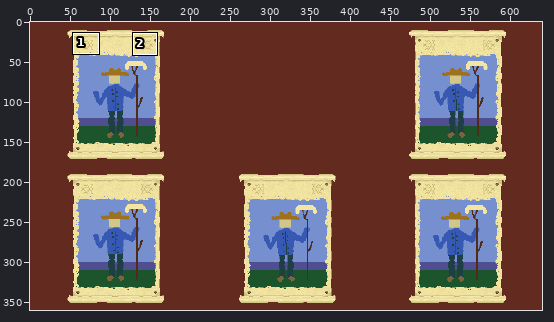
A pixel-art file gets an edit: difficulty/mockup.ase. The first picture is a wide view before the edit; the outline marks the close-up.
Close-up. As it was:
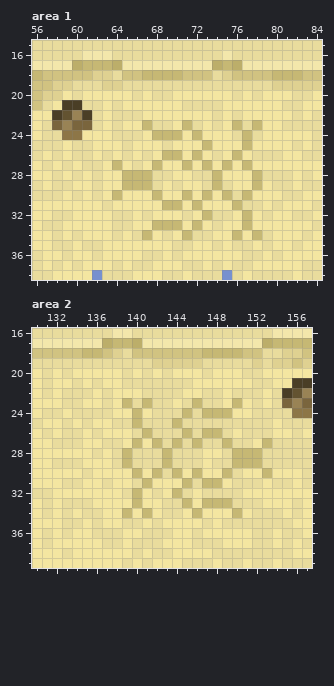
640x360 pixels, 1 frame. Shown: area 1: x 56..84, y 15..38; area 2: x 130..157, y 16..39.
After:
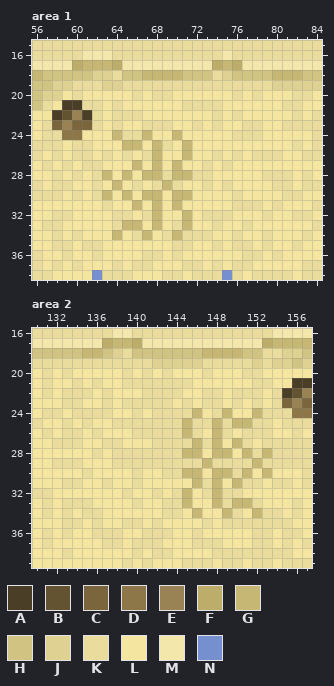
Palette (. is transparent): A #4a3e26  B #635331  C #7a653d  D #8d7647  E #998355  F #bcae6a  G #c6b874  H #d1c381  J #dfd191  K #e9dc9d  L #f4e6a1  M #f3e7ab  N #7690cf
Difference:
Changed rows in their new state; - is an unchanged pixel.
Area 1, layer "textarea":
first column x 63:
23 ----K---L----L-K
24 -G--GLL--L----K-
25 --GG-G--G-L---L-
26 -----GLLGL---K--
27 -L-G---GL-K-K-L-
28 G--L-G-GG--L---L
29 -GLKL-G----L---L
30 GLG-G--G--L-L-L-
31 ---G-GL--L---K--
32 -----G--G-K---L-
33 --GG--LKGL----K-
34 -G-----GK----K-L
Area 2, layer "textarea":
first column x 139:
23 K-K----L---K---
24 -K----KGLK---G-
25 -K---KG--G-GG--
26 --K-----L------
27 -L-K-K---GLG--K
28 K---K-GG-GGL-KG
29 K---K---G--KK--
30 -K-L-KG--G--G--
31 --L---LGK--G---
32 -L---KG--G-----
33 -K------L-KGG--
34 L-L-------GK-G-
Pixel boxes of the changes (left, top, right, bottom) in both close-ups:
changed: (102, 120, 262, 240)
changed: (122, 398, 272, 518)
